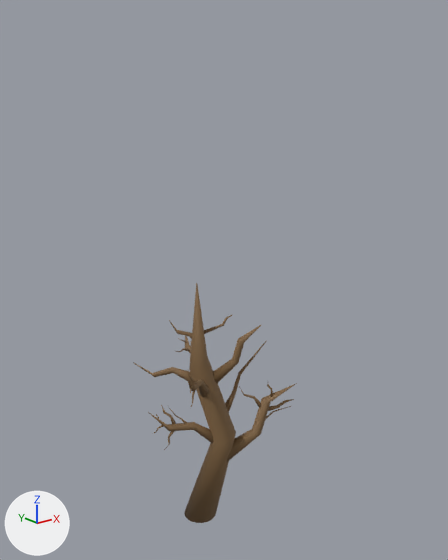
The FBX model Cyber Wizards 3D/Assets/Models/Dead Tree.fbx: old version first, new version second.
One viewpoint serves both versions: a 50 mm lens placed at (-3.39, -4.58, 4.48), pointed at (0.37, 0.13, 2.6). Lighting does not change. The marker at lower left points along +X, +Y and +Z.
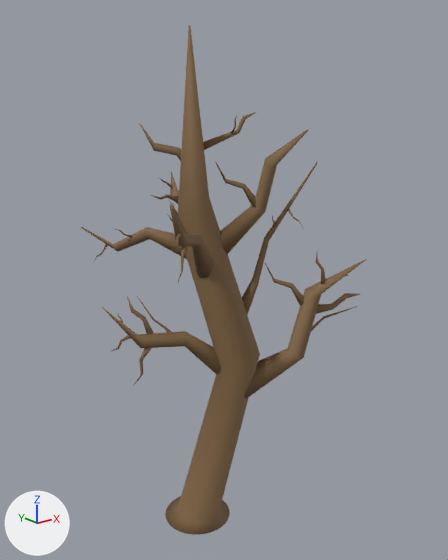
Pixel boxes (x1, y1, x2, y2) of what changed, in the pictures (448 x 560 px):
'Cylinder', reshaped, moved, rescaled (74% wider, 112% taller): before (133, 283, 297, 523); after (81, 25, 367, 535)
part 1 of me_cylinder, added: after (215, 162, 256, 208)
part 2 of me_cylinder, built on: before (184, 429, 259, 523); after (165, 348, 303, 535)

The change, as a list of edits to the scene's bpy script:
```text
Change me_cylinder:
    used by ob_cylinder; location = (0.0, 0.0, 1.01)
    remove me_cylinder.from_pydata(...)  # 3840 vertices, 2940 faces; spans x -0.53..0.83, y -0.52..0.73, z -1.0..1.67
    add me_cylinder.from_pydata(...)  # 4768 vertices, 3658 faces; spans x -0.53..0.83, y -0.52..0.73, z -1.0..1.67
    me_cylinder part 1: the loose piece of 128 vertices spanning x 0.02..0.5, y -0.32..0.03, z 0.58..1.21 is copied, and the copy is multiplied about its middle by the matrix ((0.193, 0.28, -0.269), (0.136, 0.232, 0.339), (0.363, -0.235, 0.016)), then moved by (-0.05, 0.07, 0.02); it spans x 0.12..0.3, y -0.19..0.02, z 0.8..1.05
    me_cylinder part 2
    32 faces are deleted
    26 vertices in x 0.01..0.16, y -0.26..-0.09, z -0.26..-0.14 move by (0.0, -0.01, 0.08)
    5 vertices in x 0.01..0.16, y -0.22..-0.08, z -0.23..-0.14 move by (0.0, -0.02, 0.08)
    33 vertices move from x -0.17..0.17, y -0.26..0.25, z -1.0..-0.22 to x -0.21..0.21, y -0.28..0.29, z -1.0..-0.13
    32 vertices are added at x -0.13..0.14, y -0.07..0.2, z -0.96
    64 new faces join them
Change ob_cylinder:
    ob_cylinder.location: (0.0, 0.0, 1.01) -> (0.0, 0.0, 1.85)
    ob_cylinder.scale: (1.0, 1.0, 1.0) -> (1.68, 1.68, 1.87)
```
